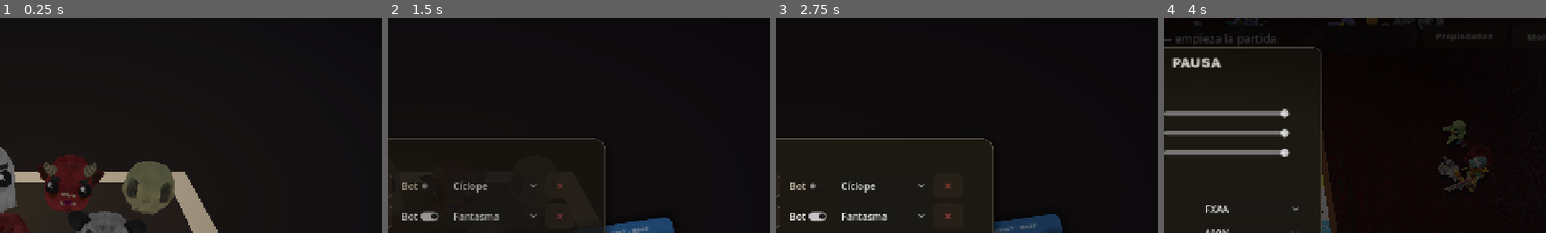
Above: before the commit, frames 1-4 (left to right).
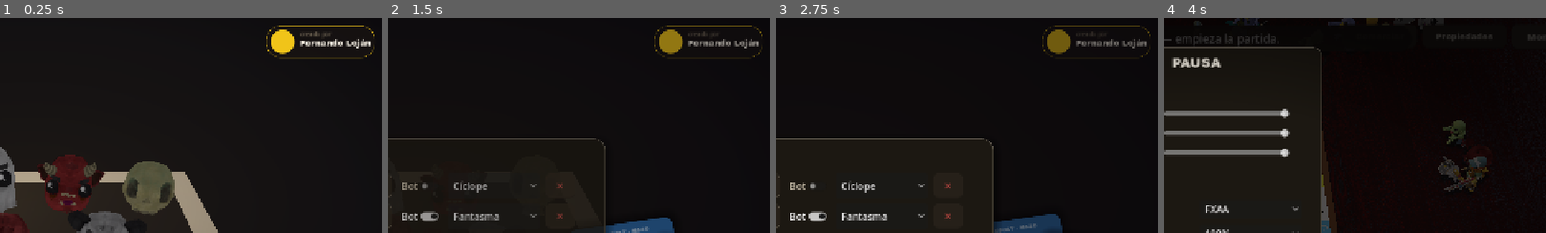
Above: after the commit, the same moments.

Repository: DiegoFernandoLojanTenesaca/BugOpoly
Game: Godot game, scene res://src/world/start_screen.tscn
The game is run twice, just before and just after one commit, with the same random seed, the same clock (stepped at 60 frames per second) and the same inputs.
Inputs (mouse positions are % of the whole screen's width and height, from its top left):
- Up to frame 1 (0.25 s): no input
- Up to frame 2 (1.5 s): move the mouse to (72, 45) at 0.52 s; click (72, 45) at 0.67 s; click "JUGAR" at 1.25 s
- Up to frame 3 (2.75 s): click "JUGAR" at 2 s
- Up to frame 4 (4 s): click "EMPEZAR" at 2.75 s; click "Menú" at 3.5 s
The pictures show only the part of the screen within x 46-96%, y 0-50%; the shares and areas given below are measured in that part.

The runs differ from the first frame. In frame 1, 1.5% of the frame differs, in the area x 69-98%, y 3-20%; in frame 2, 1.2%; in frame 3, 1.1%; in frame 4, nothing differs.

Commit message:
Menú: badge de creador arriba-derecha con avatar de GitHub (dinámico) + nombre; click abre el perfil, triple-click easter egg 'con amor para BAE'

Diff:
--- a/src/world/start_screen.gd
+++ b/src/world/start_screen.gd
@@ -15,6 +15,8 @@
 var _menu: VBoxContainer
 var _players_overlay: Control = null
 var _scene_t := 0.0
+var _badge_clicks := 0
+var _badge_timer: Timer
 var _scene_mons: Array = []     # monstruos que giran en el tablero de fondo
 var _scene_runners: Array = []  # personajes corriendo de lado a lado
 
@@ -27,6 +29,7 @@
 	_build_title()
 	_build_main_menu()
 	_build_props()
+	_build_creator_badge()
 	_animate_in()
 
 func _apply_window_icon() -> void:
@@ -59,6 +62,117 @@
 	var gtw := create_tween().set_loops()
 	gtw.tween_property(tex, "fill_from", Vector2(0.4, 0.34), 7.0).set_trans(Tween.TRANS_SINE)
 	gtw.tween_property(tex, "fill_from", Vector2(0.6, 0.46), 7.0).set_trans(Tween.TRANS_SINE)
+
+const GH_USER := "DiegoFernandoLojanTenesaca"
+
+func _build_creator_badge() -> void:
+	# Guiño al creador: avatar de GitHub (dinámico) + nombre. Click abre el perfil; triple-click = easter egg.
+	var badge := PanelContainer.new()
+	badge.position = Vector2(1032, 16)
+	var bsb := StyleBoxFlat.new()
+	bsb.bg_color = Color(0.10, 0.08, 0.07, 0.62)
+	bsb.set_corner_radius_all(22)
+	bsb.set_content_margin_all(7)
+	bsb.border_color = Color(Brand.GOLD.r, Brand.GOLD.g, Brand.GOLD.b, 0.4)
+	bsb.set_border_width_all(1)
+	badge.add_theme_stylebox_override("panel", bsb)
+	badge.mouse_default_cursor_shape = Control.CURSOR_POINTING_HAND
+	badge.gui_input.connect(_on_badge_input)
+	add_child(badge)
+
+	var hb := HBoxContainer.new()
+	hb.add_theme_constant_override("separation", 9)
+	hb.mouse_filter = Control.MOUSE_FILTER_IGNORE
+	badge.add_child(hb)
+
+	var avp := Panel.new()
+	avp.custom_minimum_size = Vector2(40, 40)
+	avp.clip_contents = true
+	var asb := StyleBoxFlat.new()
+	asb.bg_color = Brand.GOLD
+	asb.set_corner_radius_all(20)
+	avp.add_theme_stylebox_override("panel", asb)
+	avp.mouse_filter = Control.MOUSE_FILTER_IGNORE
+	hb.add_child(avp)
+	var av := TextureRect.new()
+	av.set_anchors_preset(Control.PRESET_FULL_RECT)
+	av.stretch_mode = TextureRect.STRETCH_KEEP_ASPECT_COVERED
+	av.mouse_filter = Control.MOUSE_FILTER_IGNORE
+	avp.add_child(av)
+
+	var vb := VBoxContainer.new()
+	vb.add_theme_constant_override("separation", 0)
+	vb.mouse_filter = Control.MOUSE_FILTER_IGNORE
+	hb.add_child(vb)
+	var k := Label.new()
+	k.text = "creado por"
+	k.add_theme_font_size_override("font_size", 10)
+	k.add_theme_color_override("font_color", Brand.TEXT_MUTED)
+	vb.add_child(k)
+	var nm := Label.new()
+	nm.text = "Fernando Loján"
+	nm.add_theme_font_override("font", Brand.font_heavy())
+	nm.add_theme_font_size_override("font_size", 14)
+	nm.add_theme_color_override("font_color", Brand.TEXT_STRONG)
+	vb.add_child(nm)
+
+	_badge_timer = Timer.new()
+	_badge_timer.one_shot = true
+	_badge_timer.wait_time = 0.45
+	_badge_timer.timeout.connect(_badge_resolve)
+	add_child(_badge_timer)
+
+	var http := HTTPRequest.new()
+	add_child(http)
+	http.request_completed.connect(_on_avatar.bind(av))
+	http.request("https://github.com/%s.png" % GH_USER)
+
+func _on_badge_input(e: InputEvent) -> void:
+	if e is InputEventMouseButton and e.pressed and e.button_index == MOUSE_BUTTON_LEFT:
+		_badge_clicks += 1
+		_badge_timer.start()
+
+func _badge_resolve() -> void:
+	if _badge_clicks >= 3:
+		_show_egg()
+	else:
+		OS.shell_open("https://github.com/%s" % GH_USER)
+	_badge_clicks = 0
+
+func _on_avatar(result: int, code: int, _headers: PackedStringArray, body: PackedByteArray, av: TextureRect) -> void:
+	if result != HTTPRequest.RESULT_SUCCESS or code != 200:
+		return
+	var img := Image.new()
+	if img.load_png_from_buffer(body) != OK and img.load_jpg_from_buffer(body) != OK:
+		return
+	av.texture = ImageTexture.create_from_image(img)
+
+func _show_egg() -> void:
+	var root := Control.new()
+	root.set_anchors_preset(Control.PRESET_FULL_RECT)
+	add_child(root)
+	var dim := ColorRect.new()
+	dim.color = Color(0.03, 0.01, 0.02, 0.0)
+	dim.set_anchors_preset(Control.PRESET_FULL_RECT)
+	root.add_child(dim)
+	var center := CenterContainer.new()
+	center.set_anchors_preset(Control.PRESET_FULL_RECT)
+	root.add_child(center)
+	var l := Label.new()
+	l.text = "con amor para BAE"
+	l.add_theme_font_override("font", Brand.font_display())
+	l.add_theme_font_size_override("font_size", 66)
+	l.add_theme_color_override("font_color", Brand.RED)
+	l.add_theme_constant_override("outline_size", 14)
+	l.add_theme_color_override("font_outline_color", Color("1c0807"))
+	center.add_child(l)
+	root.modulate.a = 0.0
+	var tw := create_tween()
+	tw.tween_property(dim, "color:a", 0.6, 0.3)
+	tw.parallel().tween_property(root, "modulate:a", 1.0, 0.3)
+	tw.tween_interval(2.4)
+	tw.tween_property(root, "modulate:a", 0.0, 0.7)
+	tw.tween_callback(root.queue_free)
 
 func _build_title() -> void:
 	_title_parts.clear()
